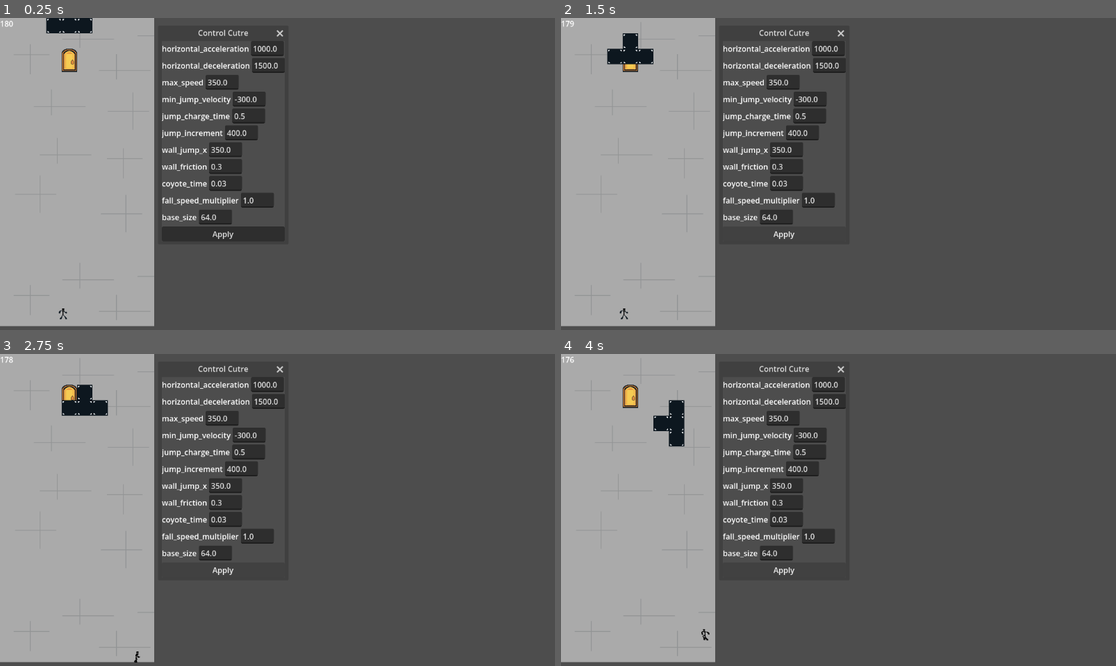
Above: before the commit, frames 1-4 (two rows, left to right).
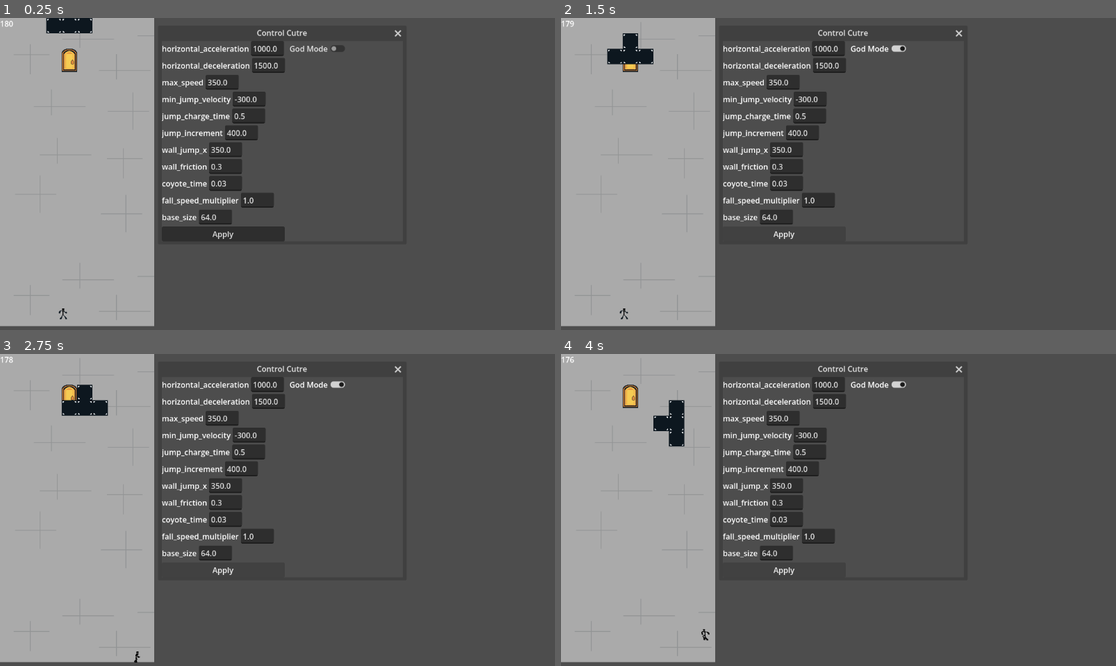
Above: after the commit, the same moments.

Repository: NicoWired/tetrascape
Game: Godot game, scene res://source/main_screens/main/main.tscn
The game is run twice, just before and just after one commit, with the same random seed, the same clock (stepped at 60 frames per second) and the same inputs. The engine's default icon, where the game draws it, is replaced by a stand-in: a white triangle on a blue panel in a dark square.
Inputs (mouse positions are in pixels of both pictures, inside the frame that each line leads up to):
- Up to frame 1 (0.25 s): no input
- Up to frame 2 (1.5 s): click (877, 49) at 0.5 s, where only the run after the commit has a clickable "God Mode"; click "Apply" at 1.25 s
- Up to frame 3 (2.75 s): hold D (right) from 2.03 s (still down); tap L (toggle) at 2.1 s; tap Space (jump) at 2.27 s
- Up to frame 4 (4 s): tap Enter at 2.75 s; tap N (drop) at 2.85 s; tap Space (jump) at 3.02 s; tap L (toggle) at 3.05, 3.8 s; release D (right) at 3.53 s; hold A (left) from 3.53 s (still down); tap J (rotate_cc) at 3.6 s

The runs differ from the first frame. In frame 1, 0.3% of the frame differs, in the area x 35-73%, y 3-11%; in frame 2, 0.3%; in frame 3, 0.3%; in frame 4, 0.3%.
Error after the commit: Invalid access to property or key 'god_mode' on a base object of type 'Nil'. (res://source/dev/controlcutre.gd:43)

Commit message:
add god mode for testing

Diff:
--- a/project.godot
+++ b/project.godot
@@ -24,6 +24,7 @@
 GameConfig="*res://source/autoloaders/game_config.gd"
 ExtResources="*res://source/autoloaders/ext_resources.gd"
 GlobalStates="*res://source/autoloaders/global_states.gd"
+DevGlobals="*uid://b4ie5ccym7q1a"
 
 [file_customization]
 
--- /dev/null
+++ b/source/autoloaders/dev_globals.gd
@@ -0,0 +1,15 @@
+extends Node
+
+var god_mode: GodMode
+
+class GodMode:
+	signal died
+
+	var enabled: bool = false
+	var total_deaths: int = 0:
+		set(value):
+			total_deaths = value
+			died.emit(total_deaths)
+
+func _ready() -> void:
+	god_mode = GodMode.new()
--- a/source/dev/controlcutre.gd
+++ b/source/dev/controlcutre.gd
@@ -3,19 +3,22 @@
 
 var player_config: PlayerConfig = PlayerConfig.new()
 var apply_button: Button = Button.new()
-@onready var entry_list: VBoxContainer = $EntryList
+@onready var player_entry_list: VBoxContainer = $HBoxContainer/PlayerEntryList
+@onready var global_entry_list: VBoxContainer = $HBoxContainer/GlobalEntryList
+
 
 
 func _ready() -> void:
 	title = "Control Cutre"
 	for k in player_config.values:
-		create_entry(k, player_config.values[k])
+		create_player_entry(k, player_config.values[k])
+	create_god_mode()
 	apply_button.text = "Apply"
 	apply_button.pressed.connect(on_apply)
-	entry_list.add_child(apply_button)
+	player_entry_list.add_child(apply_button)
 	size = get_contents_minimum_size()
 
-func create_entry(input_text: StringName, input_value: Variant) -> void:
+func create_player_entry(input_text: StringName, input_value: Variant) -> void:
 	if input_text != &"scale_size":
 		var entry_container: HBoxContainer = HBoxContainer.new()
 		var entry_label: Label = Label.new()
@@ -25,8 +28,17 @@
 		entry_line.text_changed.connect(func(x): player_config.values[input_text] = float(x))
 		entry_container.add_child(entry_label)
 		entry_container.add_child(entry_line)
-		entry_list.add_child(entry_container)
+		player_entry_list.add_child(entry_container)
 
 func on_apply() -> void:
 	for player: Player in get_tree().get_nodes_in_group("player"):
 		player.cfg = player_config
+
+func create_god_mode() -> void:
+	var god_mode_button: CheckButton = CheckButton.new()
+	var god_mode_label: Label = Label.new()
+	god_mode_button.text = "God Mode"
+	god_mode_button.toggled.connect(func(x): DevGlobals.god_mode.enabled = x)
+	global_entry_list.add_child(god_mode_button)
+	DevGlobals.god_mode.died.connect(func(x): god_mode_label.text = "God mode deaths: %s" % x)
+	global_entry_list.add_child(god_mode_label)
--- a/source/dev/controlcutre.tscn
+++ b/source/dev/controlcutre.tscn
@@ -7,6 +7,12 @@
 position = Vector2i(0, 36)
 script = ExtResource("1_g0jlk")
 
-[node name="EntryList" type="VBoxContainer" parent="." unique_id=571301181]
+[node name="HBoxContainer" type="HBoxContainer" parent="." unique_id=1798249108]
 offset_right = 40.0
 offset_bottom = 40.0
+
+[node name="PlayerEntryList" type="VBoxContainer" parent="HBoxContainer" unique_id=571301181]
+layout_mode = 2
+
+[node name="GlobalEntryList" type="VBoxContainer" parent="HBoxContainer" unique_id=1080423755]
+layout_mode = 2
--- a/source/levels/level.gd
+++ b/source/levels/level.gd
@@ -69,11 +69,15 @@
 	add_child(boundary_body)
 
 func game_over() -> void:
-	call_deferred("initialize")
+	if not DevGlobals.god_mode.enabled:
+		call_deferred("initialize")
+	else:
+		DevGlobals.god_mode.total_deaths += 1
 
 func _dev_tools() -> void:
 	var cc: ControlCutre = preload("res://source/dev/controlcutre.tscn").instantiate()
 	cc.position = Vector2i(GameConfig.TILE_SIZE * GameConfig.BOARD_SIZE.x + 16, 48)
+	cc.min_size.x = 500
 	add_child(cc)
 
 func on_countdown_tick() -> void:
